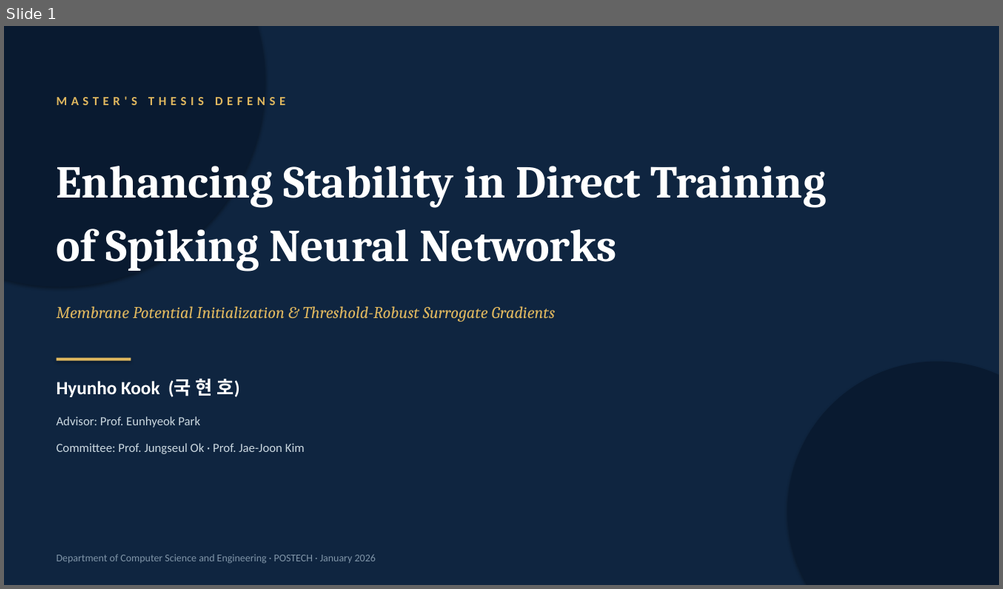
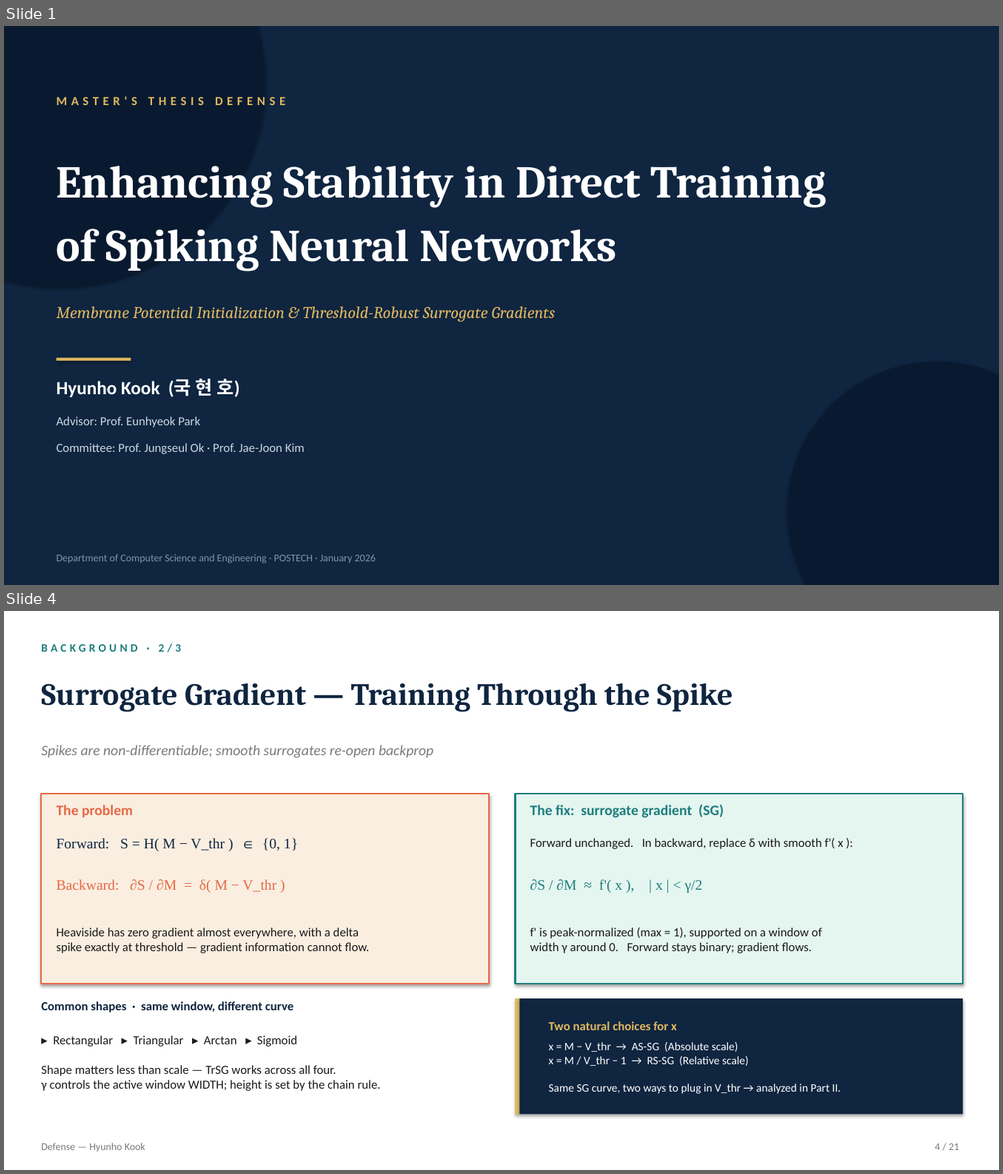
Before and after one commit to kookhh0827/POSTECH_thesis_template_latex, a slide deck: Hyunho_Kook_Master_Defense.pptx. Shown one above the other, each under a label of ours: slide 1 before the commit, slides 1 and 4 after it; the slides between them are not shown. The pictures are 1003x589 and 1003x1174 pixels, drawn with LibreOffice and Linux fonts; fonts in the diff are those of the drawing. Boxes give left, top, right and bottom in pixels: in the first picture for what was removed or moved away, otherwise in the second. Text is boxed around its words. In the diff, an @@ line names an element or a change of style, - is before the commit and + after.

```diff
--- a/Hyunho_Kook_Master_Defense.pptx
+++ b/Hyunho_Kook_Master_Defense.pptx
@@ slide 4 added at (4, 611, 999, 1170), background #FFFFFF @@
@@ text added at (41, 644, 182, 652), 11 pt, text #1D7E7E, bold @@
+BACKGROUND · 2/3
@@ text added at (41, 683, 732, 712), 30 pt, text #0F2540, bold @@
+Surrogate Gradient — Training Through the Spike
@@ text added at (41, 745, 433, 758), 14 pt, text #7A7A7A, italic @@
+Spikes are non-differentiable; smooth surrogates re-open backprop
@@ rectangle added at (41, 794, 489, 984), fill #FAEEE0, outline #E56945 1.5 pt @@
@@ text added at (57, 805, 133, 817), 14 pt, text #E56945, bold @@
+The problem
@@ rectangle added at (515, 794, 963, 984), fill #E5F5F0, outline #1D7E7E 1.5 pt @@
@@ text added at (530, 804, 723, 818), 14 pt, text #1D7E7E, bold @@
+The fix: surrogate gradient (SG)
@@ text added at (57, 838, 298, 851), 14 pt, text #0F2540 @@
+Forward: S = H( M − V_thr ) ∈ {0, 1}
@@ text added at (530, 838, 842, 849), 12 pt, text #1A1A1A @@
+Forward unchanged. In backward, replace δ with smooth f'( x ):
@@ text added at (57, 880, 276, 893), 14 pt, text #E56945 @@
+Backward: ∂S / ∂M = δ( M − V_thr )
@@ text added at (530, 880, 703, 893), 14 pt, text #1D7E7E @@
+∂S / ∂M ≈ f'( x ), | x | < γ/2
@@ text added at (57, 928, 370, 954), 12 pt, text #1A1A1A @@
+Heaviside has zero gradient almost everywhere, with a delta
+spike exactly at threshold — gradient information cannot flow.
@@ text added at (530, 928, 822, 954), 12 pt, text #1A1A1A @@
+f' is peak-normalized (max = 1), supported on a window of
+width γ around 0. Forward stays binary; gradient flows.
@@ text added at (41, 1002, 293, 1013), 12 pt, text #0F2540, bold @@
+Common shapes · same window, different curve
@@ rectangle added at (515, 999, 520, 1115), fill #E0B85F @@
@@ rectangle added at (520, 999, 963, 1115), fill #0F2540 @@
@@ text added at (549, 1022, 841, 1094), 11 pt, text #FFFFFF @@
+Two natural choices for x
+x = M − V_thr → AS-SG (Absolute scale)
+x = M / V_thr − 1 → RS-SG (Relative scale)
+Same SG curve, two ways to plug in V_thr → analyzed in Part II.
@@ text added at (41, 1036, 381, 1091), 12 pt, text #1A1A1A @@
+▸ Rectangular ▸ Triangular ▸ Arctan ▸ Sigmoid
+Shape matters less than scale — TrSG works across all four.
+γ controls the active window WIDTH; height is set by the chain rule.
@@ text added at (41, 1143, 145, 1152), 10 pt, text #7A7A7A @@
+Defense — Hyunho Kook
@@ text added at (934, 1144, 959, 1150), 10 pt, text #7A7A7A @@
+4 / 21
```
Also in this commit, not shown: 19 slides changed, 2 other files.
